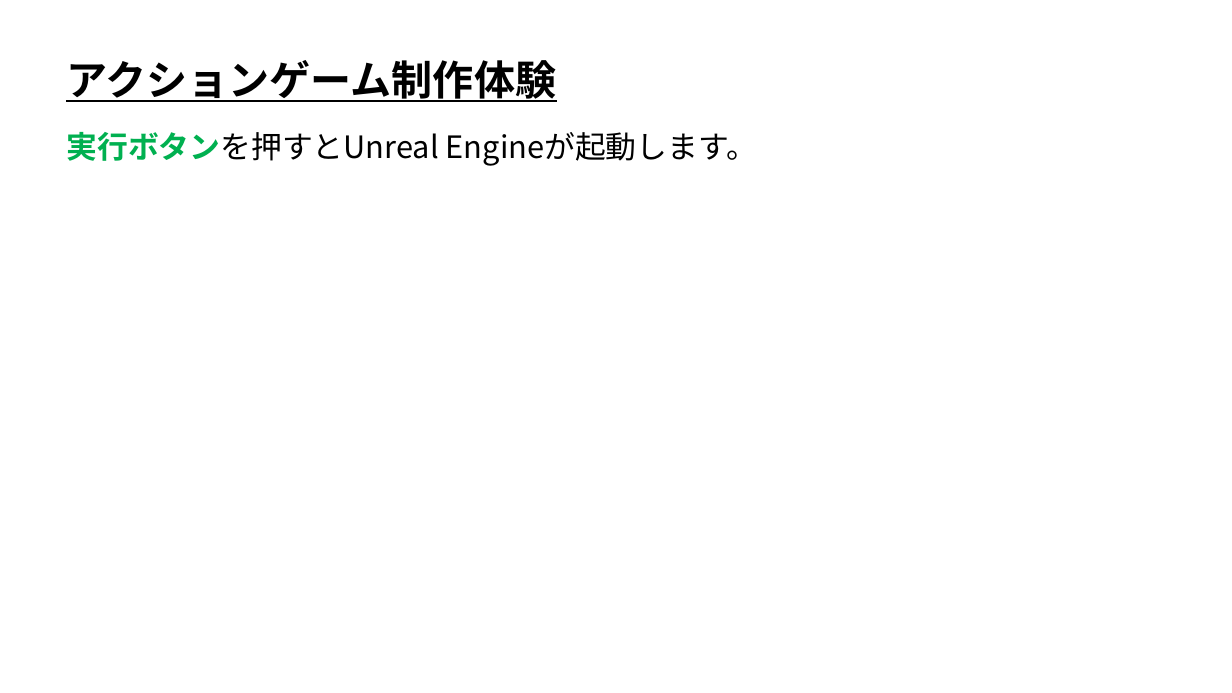
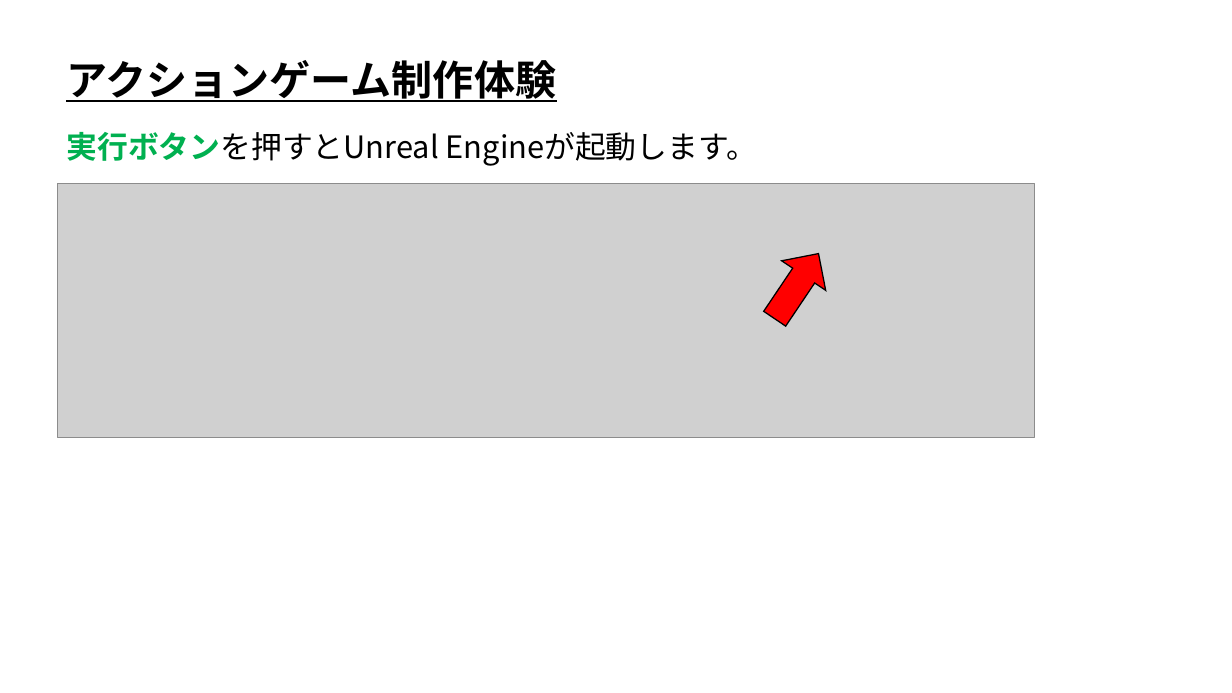
Before and after one commit to ArakiYusuke-Ohara/UnrealEngine, a slide deck: slide 4 of Projects/OpenCanpas01/UE_アクションゲーム制作体験.pptx. Drawn at 1232x693 pixels with LibreOffice and Linux fonts; fonts in the diff are those of the drawing; grey boxes stand for pictures. Boxes give left, top, right and bottom in pixels: in the first picture for what was removed or moved away, otherwise in the second. Text is boxed around its words. In the diff, an @@ line names an element or a change of style, - is before the commit and + after.

```diff
--- a/Projects/OpenCanpas01/UE_アクションゲーム制作体験.pptx
+++ b/Projects/OpenCanpas01/UE_アクションゲーム制作体験.pptx
@@ picture added at (57, 184, 1035, 437) @@
@@ right arrow added at (753, 239, 841, 333), fill #FF0000, outline #000000 1 pt @@
```
Also in this commit, not shown: 13 other slides changed, 1 slide added, 9 other files.
